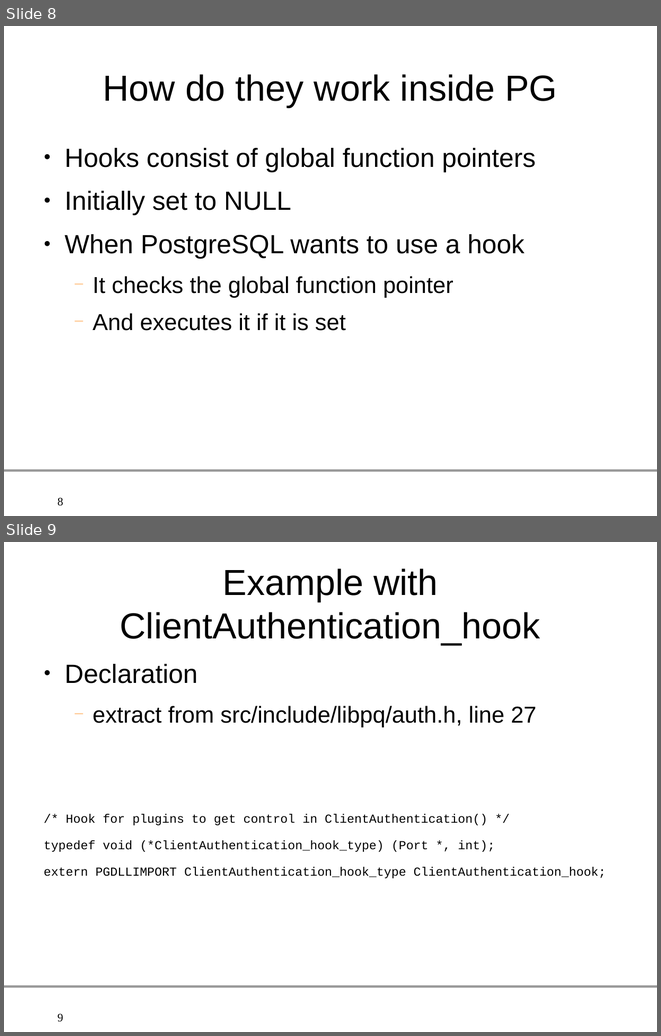
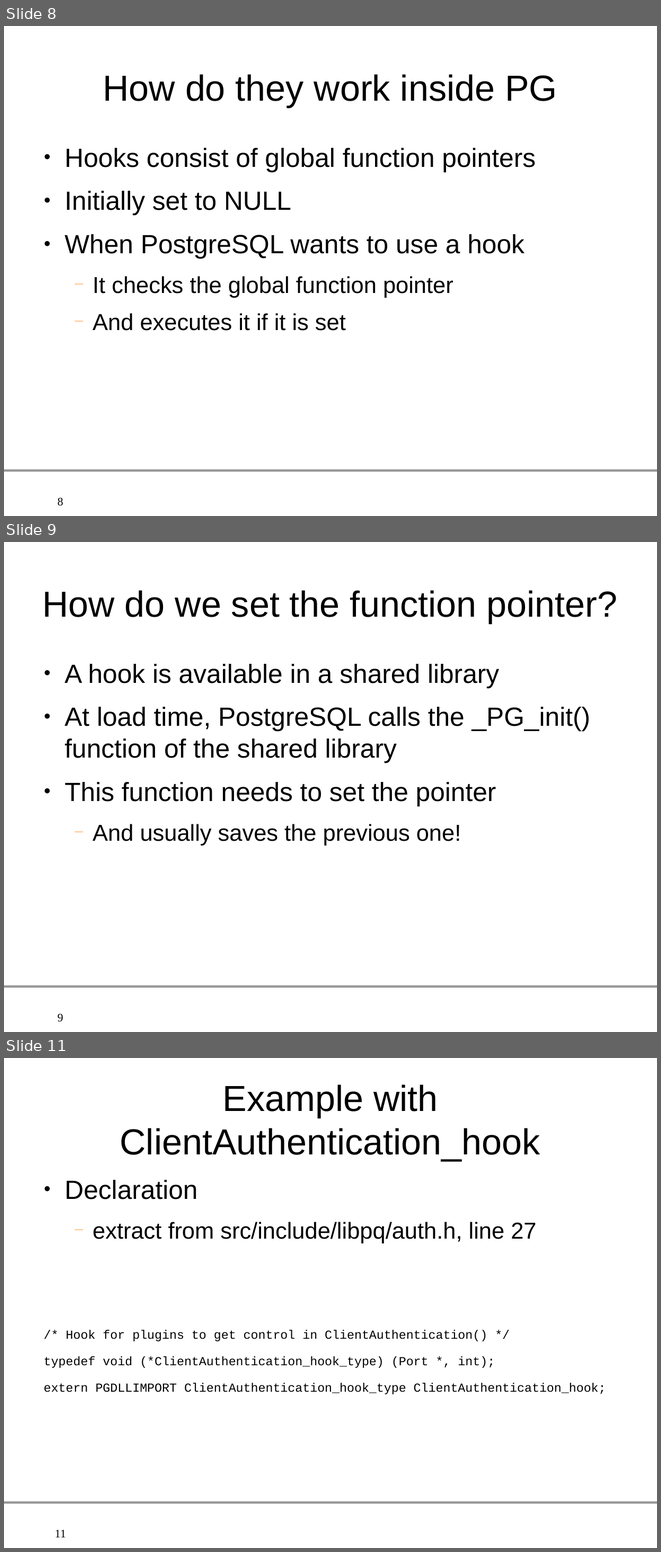
Before and after one commit to gleu/Hooks-in-PostgreSQL, a slide deck: hooks_in_postgresql.odp. Shown one above the other, each under a label of ours: slides 8 and 9 before the commit, slides 8, 9 and 11 after it; the slides between them are not shown. The pictures are 661x1036 and 661x1552 pixels, drawn with LibreOffice and Linux fonts; fonts in the diff are those of the drawing; background and template pictures are left out. Boxes give left, top, right and bottom in pixels: in the first picture for what was removed or moved away, otherwise in the second. Text is boxed around its words. In the diff, an @@ line names an element or a change of style, - is before the commit and + after.

Commit message:
Four more slides
to explain how to set/unset the function pointer, and the parameters of a
ClientAuthentication_hook and of a check_password_hook.

```diff
--- a/hooks_in_postgresql.odp
+++ b/hooks_in_postgresql.odp
@@ slide 9 added at (4, 542, 657, 1032), background #FFFFFF; not listed: 2 template elements that a slide beside it also shows @@
@@ title added at (42, 590, 618, 624), 44 pt, text #000000 @@
+How do we set the function pointer?
@@ text added at (64, 664, 591, 846), 32 pt, text #000000 @@
+● A hook is available in a shared library
+● At load time, PostgreSQL calls the _PG_init() function of the shared library
+● This function needs to set the pointer
+  − And usually saves the previous one!
@@ what was slide 9 is now slide 11 @@
@@ page number at (55, 1530, 66, 1538): text changed @@
-9
+11
```
Also in this commit, not shown: 3 slides changed, 3 other slides added.
